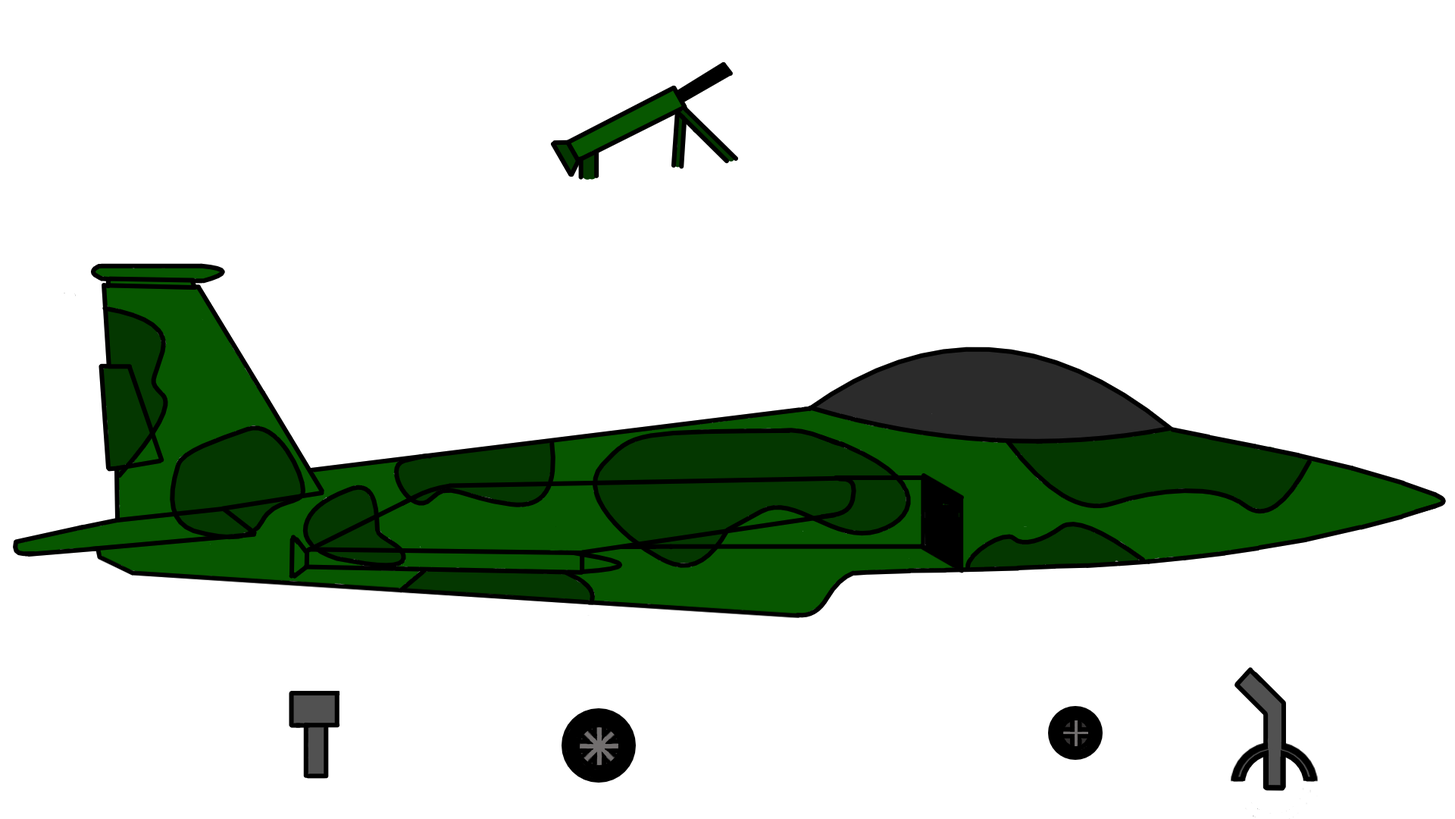
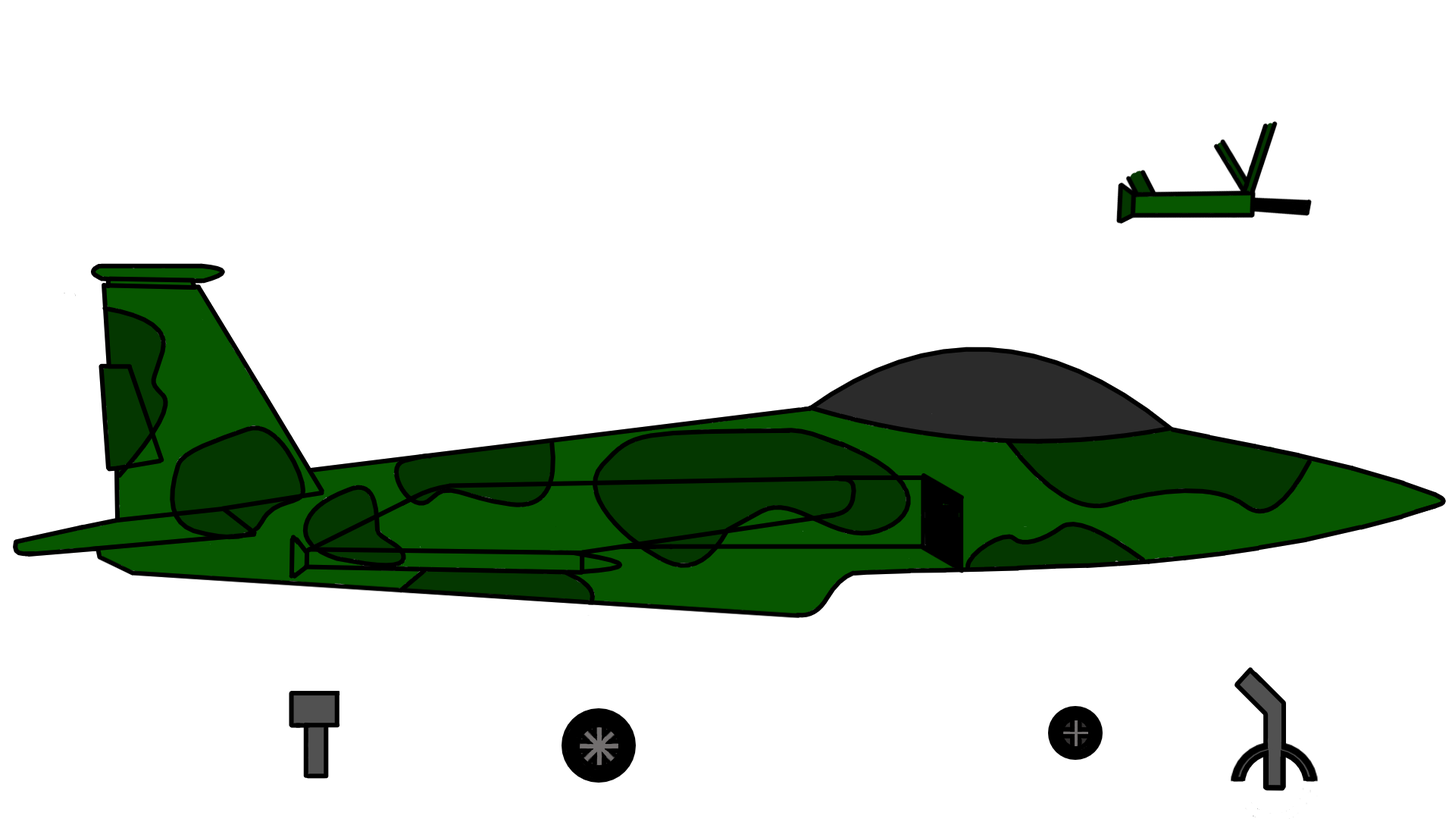
Layer changes from the first w=1455, h=819 image to the second:
painted on "contour" (2nd of 6, in "jet" › "gun") over [550, 61, 1313, 225]
painted on "colour" (2nd of 6, in "jet" › "gun") over [554, 66, 1309, 221]
